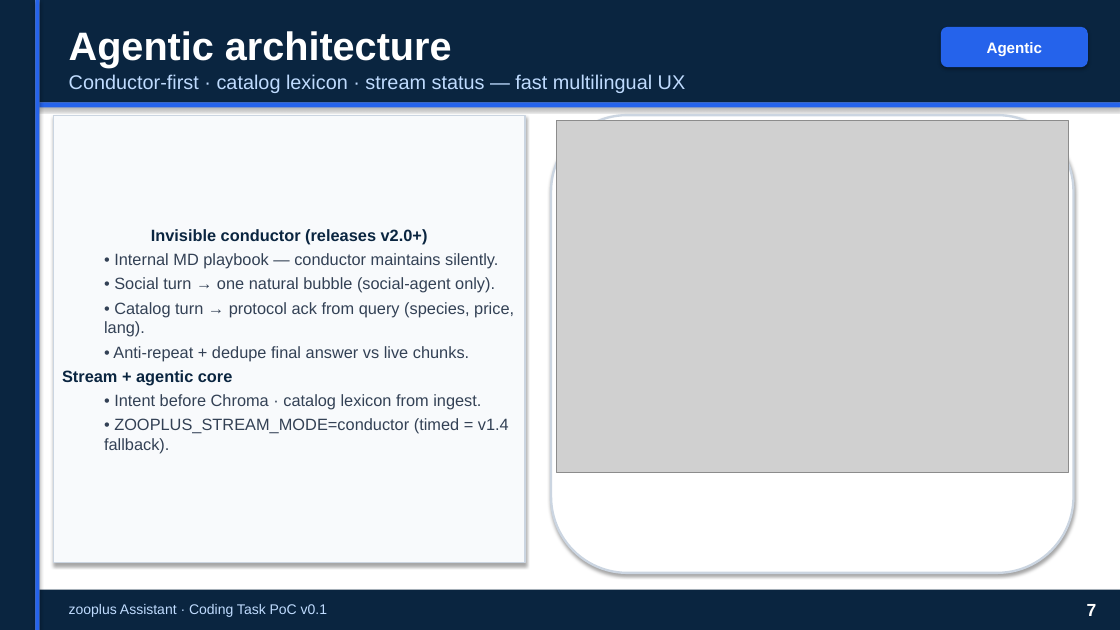
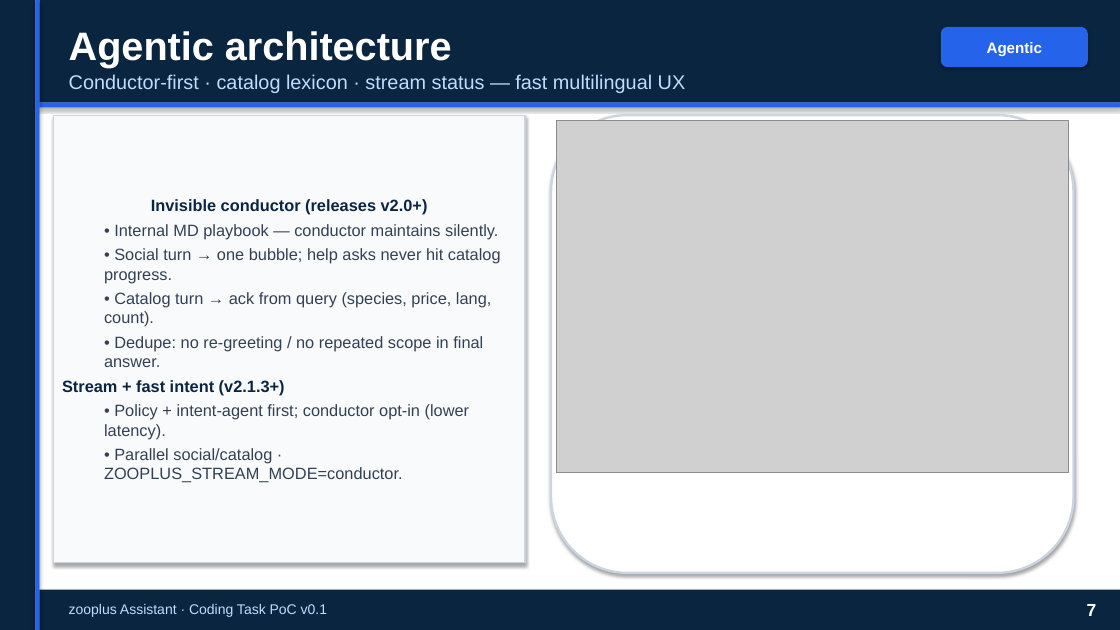
Before and after one commit to peluzzza/PoCAssistantZooplus, a slide deck: slide 7 of docs/deliverables/v0.1/zooplus-assistant-interview-15min-pro.pptx. Drawn at 1120x630 pixels with LibreOffice and Linux fonts; fonts in the diff are those of the drawing; grey boxes stand for pictures. Boxes give left, top, right and bottom in pixels: in the first picture for what was removed or moved away, otherwise in the second. Text is boxed around its words. In the diff, an @@ line names an element or a change of style, - is before the commit and + after.

```diff
--- a/docs/deliverables/v0.1/zooplus-assistant-interview-15min-pro.pptx
+++ b/docs/deliverables/v0.1/zooplus-assistant-interview-15min-pro.pptx
@@ text in rectangle at [62, 248, 501, 483]: text changed @@
-  • Social turn → one natural bubble (social-agent only).
-  • Catalog turn → protocol ack from query (species, price, lang).
-  • Anti-repeat + dedupe final answer vs live chunks.
-Stream + agentic core
-  • Intent before Chroma · catalog lexicon from ingest.
-  • ZOOPLUS_STREAM_MODE=conductor (timed = v1.4 fallback).
+  • Social turn → one bubble; help asks never hit catalog progress.
+  • Catalog turn → ack from query (species, price, lang, count).
+  • Dedupe: no re-greeting / no repeated scope in final answer.
+Stream + fast intent (v2.1.3+)
+  • Policy + intent-agent first; conductor opt-in (lower latency).
+  • Parallel social/catalog · ZOOPLUS_STREAM_MODE=conductor.
```
Also in this commit, not shown: 4 other slides changed, 25 other files.
